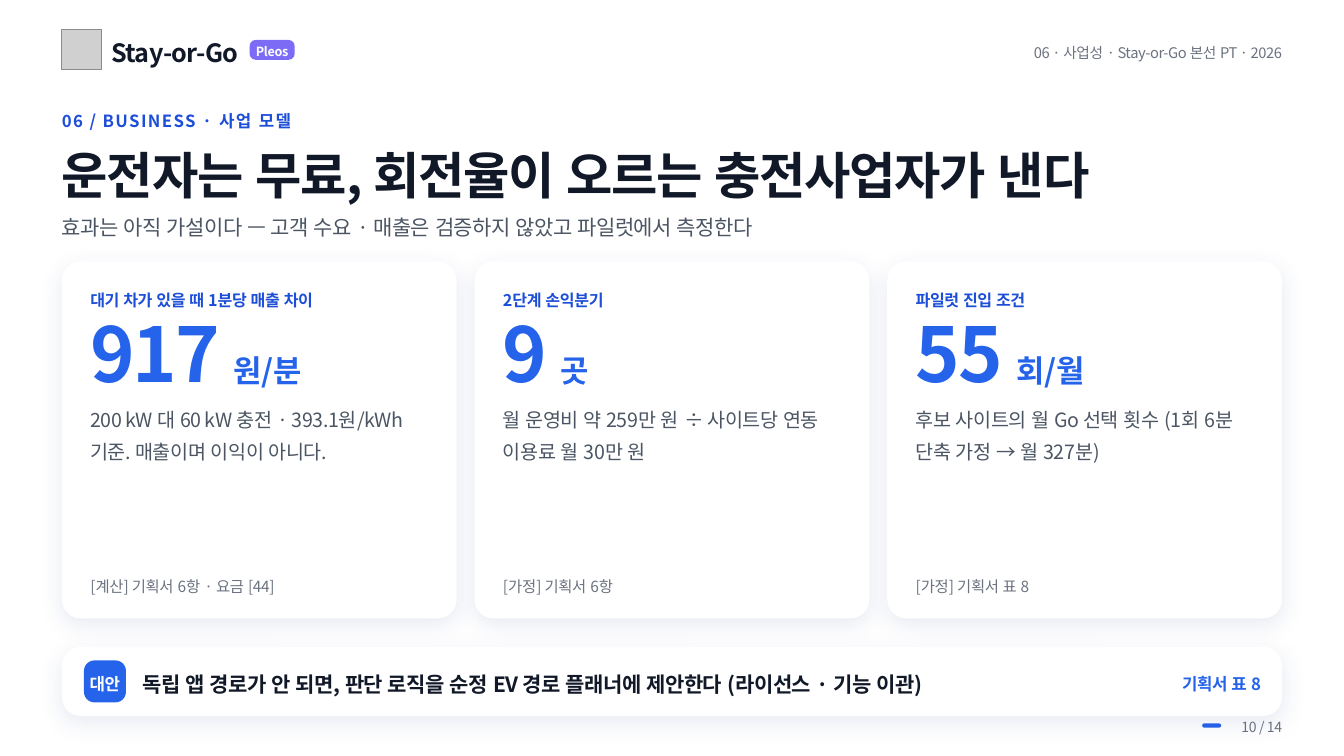
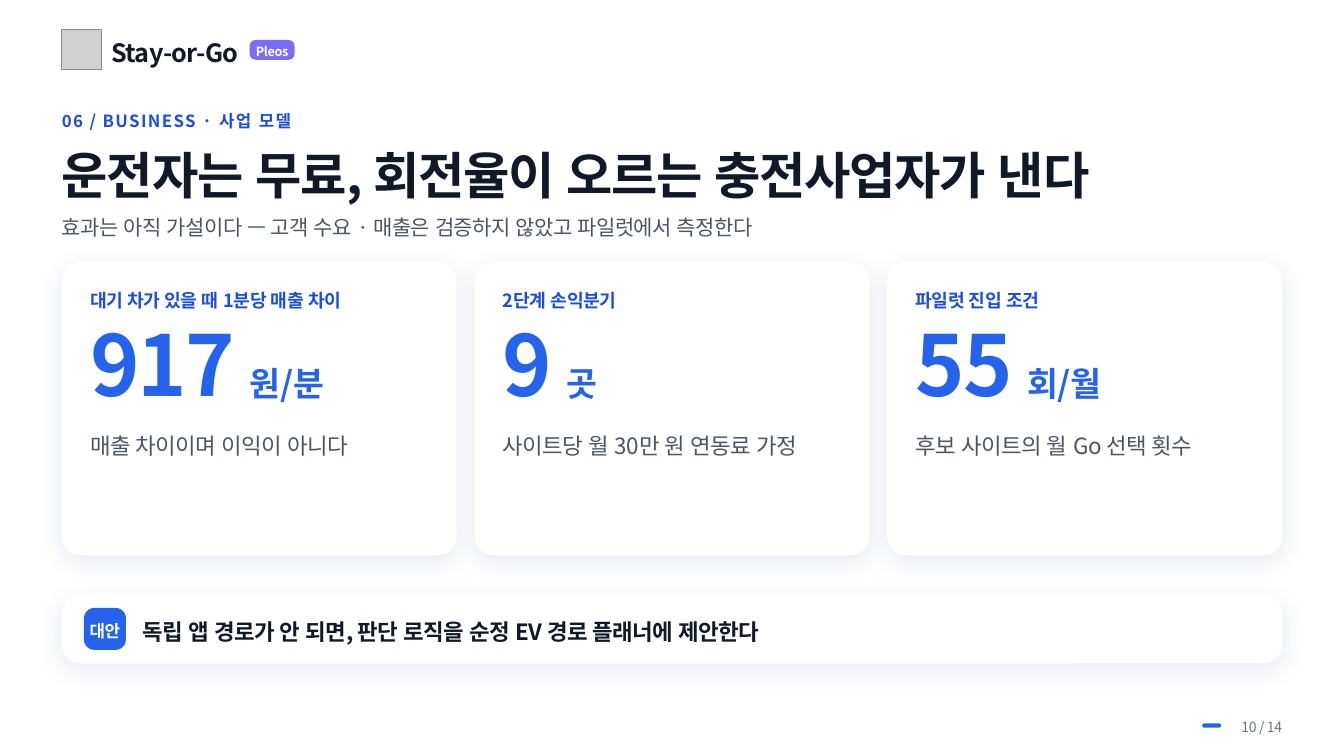
Before and after one commit to NL-Hackerton/Hyundai-Car-App-Challenge-2026, a slide deck: slide 10 of pt/대학생_김&양_Stay-or-Go.pptx. Drawn at 1344x756 pixels with LibreOffice and Linux fonts; fonts in the diff are those of the drawing; grey boxes stand for pictures; background and template pictures are left out. Boxes give left, top, right and bottom in pixels: in the first picture for what was removed or moved away, otherwise in the second. Text is boxed around its words. In the diff, an @@ line names an element or a change of style, - is before the commit and + after.

```diff
--- a/pt/대학생_김&양_Stay-or-Go.pptx
+++ b/pt/대학생_김&양_Stay-or-Go.pptx
@@ text removed at [1034, 46, 1282, 62] @@
-06 · 사업성 · Stay-or-Go 본선 PT · 2026
@@ rounded rectangle: place and size @@
-rounded rectangle at [62, 261, 457, 618]
+rounded rectangle at [62, 261, 457, 556]
@@ rounded rectangle: place and size @@
-rounded rectangle at [475, 261, 870, 618]
+rounded rectangle at [475, 261, 870, 556]
@@ proportions changed in 3 elements at [62, 261, 457, 556], [475, 261, 870, 556], [887, 261, 1282, 556] @@
@@ rounded rectangle: place and size @@
-rounded rectangle at [887, 261, 1282, 618]
+rounded rectangle at [887, 261, 1282, 556]
@@ size 11.5 to 13 pt; vertical alignment top to middle in 3 elements at [503, 291, 617, 309], [90, 291, 341, 309], [916, 291, 1039, 309] @@
@@ text "917 원/분": place and size @@
-text "917 원/분" at [90, 304, 303, 388]
+text "917 원/분" at [90, 332, 324, 402]
@@ text "917 원/분" at [90, 332, 324, 402]: size 54 to 60 pt, letter spacing -1.4 to -1.5 pt in "917"; size 22 to 24 pt in "원/분" @@
@@ text "9 곳": place and size @@
-text "9 곳" at [503, 304, 589, 385]
+text "9 곳" at [503, 332, 598, 399]
@@ text "9 곳" at [503, 332, 598, 399]: size 54 to 60 pt, letter spacing -1.4 to -1.5 pt in "9"; size 22 to 24 pt in "곳" @@
@@ text "55 회/월": place and size @@
-text "55 회/월" at [916, 304, 1085, 388]
+text "55 회/월" at [916, 333, 1102, 402]
@@ text "55 회/월" at [916, 333, 1102, 402]: size 54 to 60 pt, letter spacing -1.4 to -1.5 pt in "55"; size 22 to 24 pt in "회/월" @@
@@ text at [90, 435, 348, 456]: text changed; size 14 to 16 pt @@
-200 kW 대 60 kW 충전 · 393.1원/kWh 기준. 매출이며 이익이 아니다.
+매출 차이이며 이익이 아니다
@@ text at [503, 435, 797, 456]: text changed; size 14 to 16 pt @@
-월 운영비 약 259만 원 ÷ 사이트당 연동 이용료 월 30만 원
+사이트당 월 30만 원 연동료 가정
@@ text at [916, 435, 1193, 456]: text changed; size 14 to 16 pt @@
-후보 사이트의 월 Go 선택 횟수 (1회 6분 단축 가정 → 월 327분)
+후보 사이트의 월 Go 선택 횟수
@@ text removed at [90, 579, 274, 595] @@
-[계산] 기획서 6항 · 요금 [44]
@@ text removed at [503, 579, 613, 595] @@
-[가정] 기획서 6항
@@ text removed at [916, 579, 1030, 595] @@
-[가정] 기획서 표 8
@@ 2 rounded rectangles, 1 text: place and size @@
-2 rounded rectangles, 1 text at [62, 647, 1281, 717]
+2 rounded rectangles, 1 text at [62, 595, 1281, 664]
@@ text at [143, 621, 760, 645]: text changed; size 15 to 16 pt @@
-독립 앱 경로가 안 되면, 판단 로직을 순정 EV 경로 플래너에 제안한다 (라이선스 · 기능 이관)
+독립 앱 경로가 안 되면, 판단 로직을 순정 EV 경로 플래너에 제안한다
@@ text removed at [1182, 676, 1261, 692] @@
-기획서 표 8
```
Also in this commit, not shown: 13 other slides changed, 17 other files.
